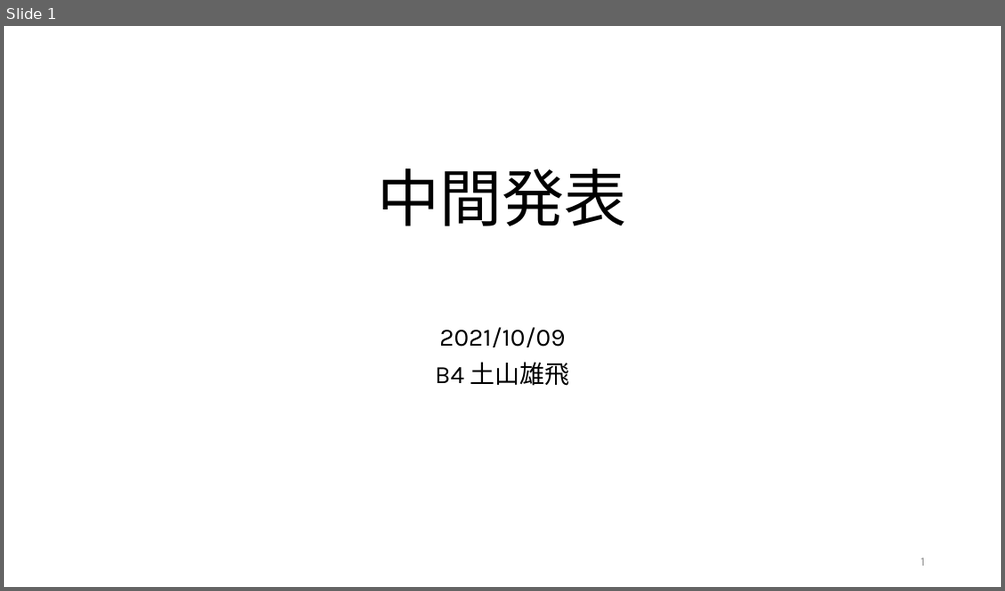
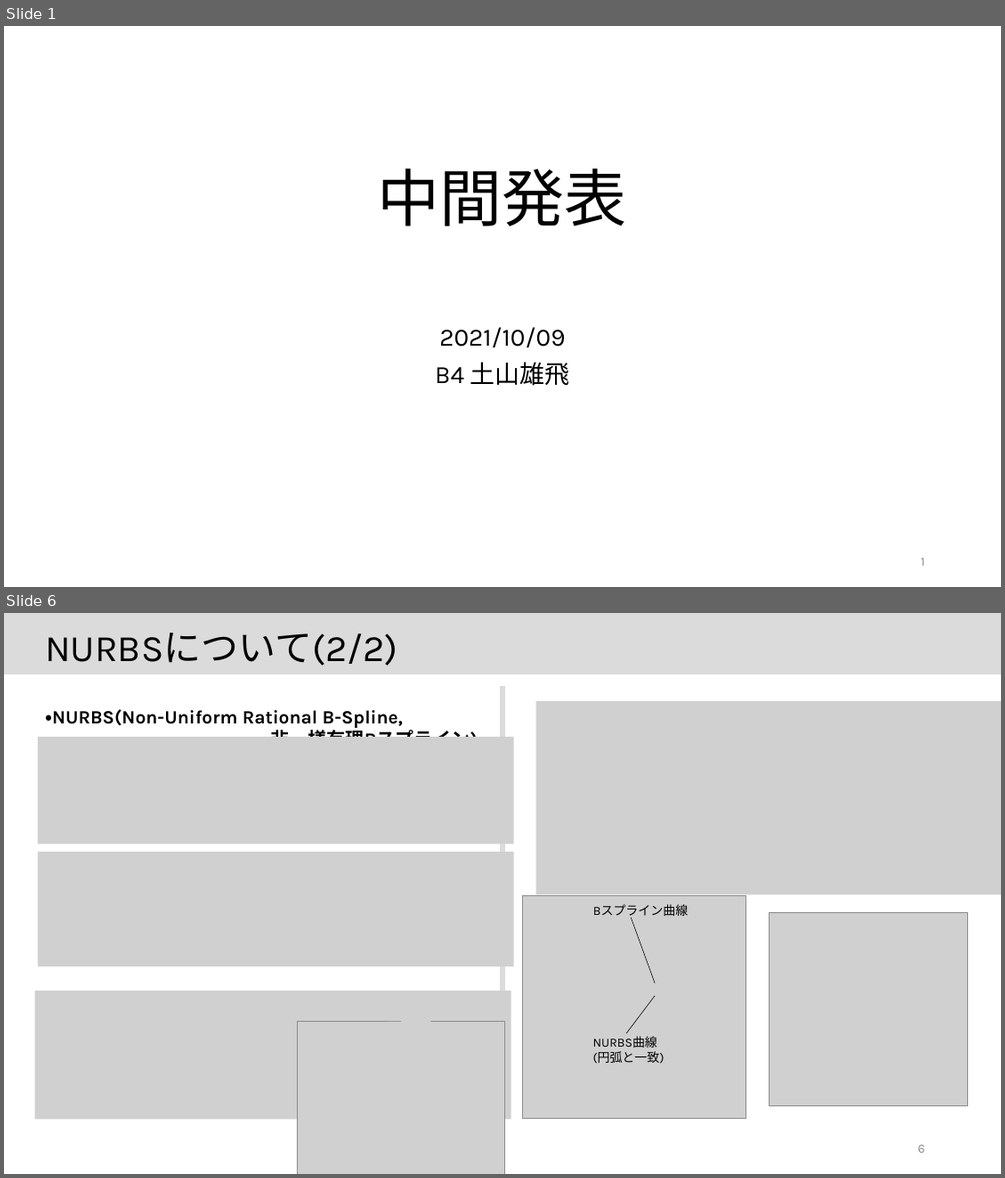
Before and after one commit to JoTsuchi22/lab_share, a slide deck: 中間発表/中間発表.pptx. Shown one above the other, each under a label of ours: slide 1 before the commit, slides 1 and 6 after it; the slides between them are not shown. The pictures are 1005x591 and 1005x1178 pixels, drawn with LibreOffice and Linux fonts; fonts in the diff are those of the drawing; grey boxes stand for pictures. Boxes give left, top, right and bottom in pixels: in the first picture for what was removed or moved away, otherwise in the second. Text is boxed around its words. In the diff, an @@ line names an element or a change of style, - is before the commit and + after.

```diff
--- a/中間発表/中間発表.pptx
+++ b/中間発表/中間発表.pptx
@@ slide 6 added at [4, 613, 1001, 1174], background #FFFFFF @@
@@ rectangle added at [4, 613, 1001, 674], fill #DBDBDB, outline #DBDBDB 1 pt @@
@@ text added at [45, 633, 398, 666], 36 pt, text #000000 @@
+NURBSについて(2/2)
@@ rectangle added at [501, 686, 504, 1163], fill #DBDBDB, outline #DBDBDB 1 pt @@
@@ text added at [45, 709, 477, 737], 18 pt, text #000000, bold @@
+・NURBS(Non-Uniform Rational B-Spline,
+非一様有理Bスプライン)
@@ picture added at [535, 701, 1001, 895] @@
@@ picture added at [38, 737, 514, 844] @@
@@ picture added at [38, 852, 514, 966] @@
@@ picture added at [522, 896, 745, 1119] @@
@@ text added at [593, 904, 688, 918], 12 pt, text #000000 @@
+Bスプライン曲線
@@ line added from (655, 983) to (631, 917), #000000 0.5 pt @@
@@ picture added at [769, 912, 967, 1106] @@
@@ picture added at [34, 990, 511, 1119] @@
@@ picture added at [388, 998, 418, 1021] @@
@@ picture added at [401, 1006, 431, 1029] @@
@@ line added from (626, 1033) to (655, 996), #000000 0.5 pt @@
@@ picture added at [297, 1021, 506, 1174] @@
@@ picture added at [325, 1038, 356, 1061] @@
@@ picture added at [325, 1023, 356, 1046] @@
@@ picture added at [449, 1027, 479, 1050] @@
@@ text added at [593, 1036, 664, 1063], 12 pt, text #000000 @@
+NURBS曲線
+(円弧と一致)
@@ picture added at [449, 1040, 479, 1062] @@
@@ picture added at [390, 1106, 414, 1128] @@
@@ page number added at [918, 1144, 925, 1152], 12 pt, text #8C8C8C @@
+6
```
Also in this commit, not shown: 4 slides changed, 9 other slides added, 13 other files.
